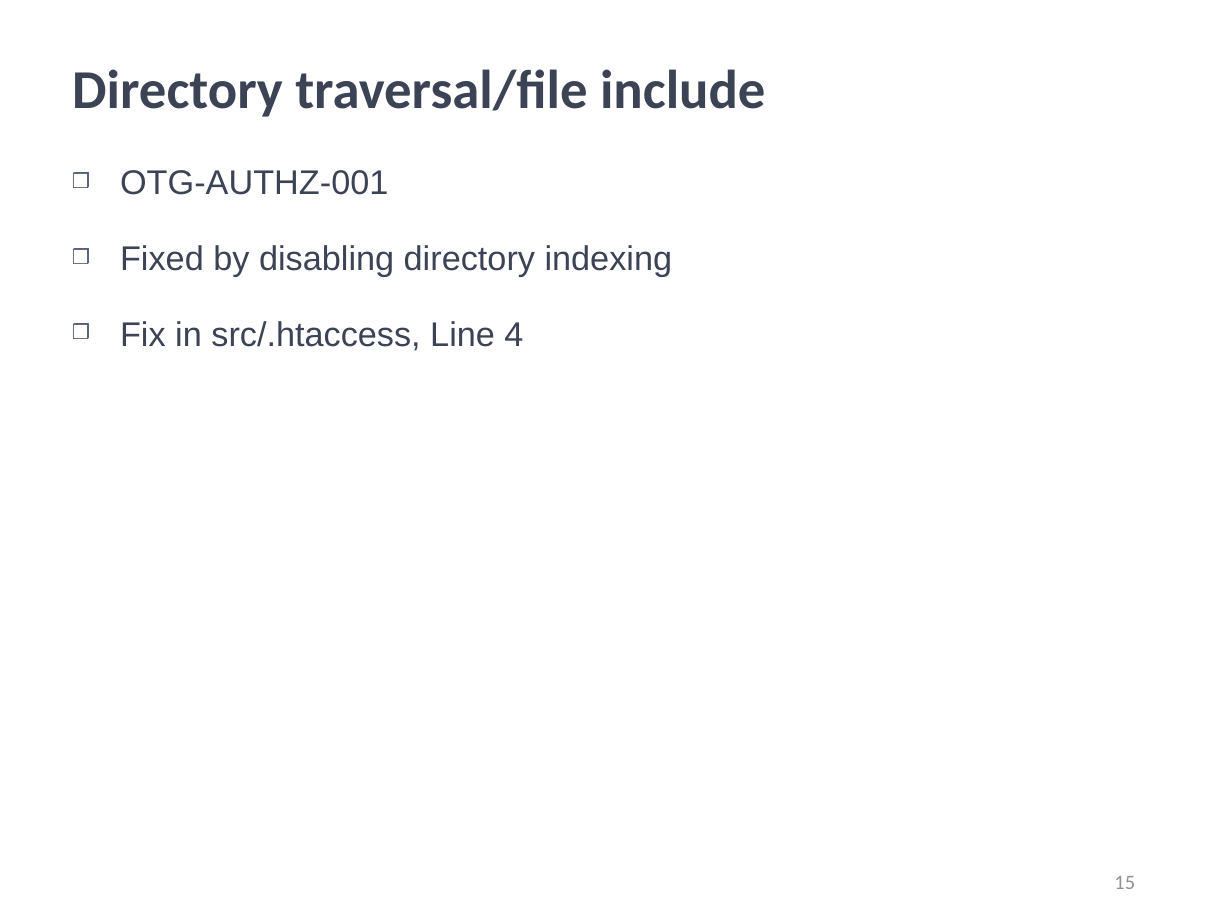
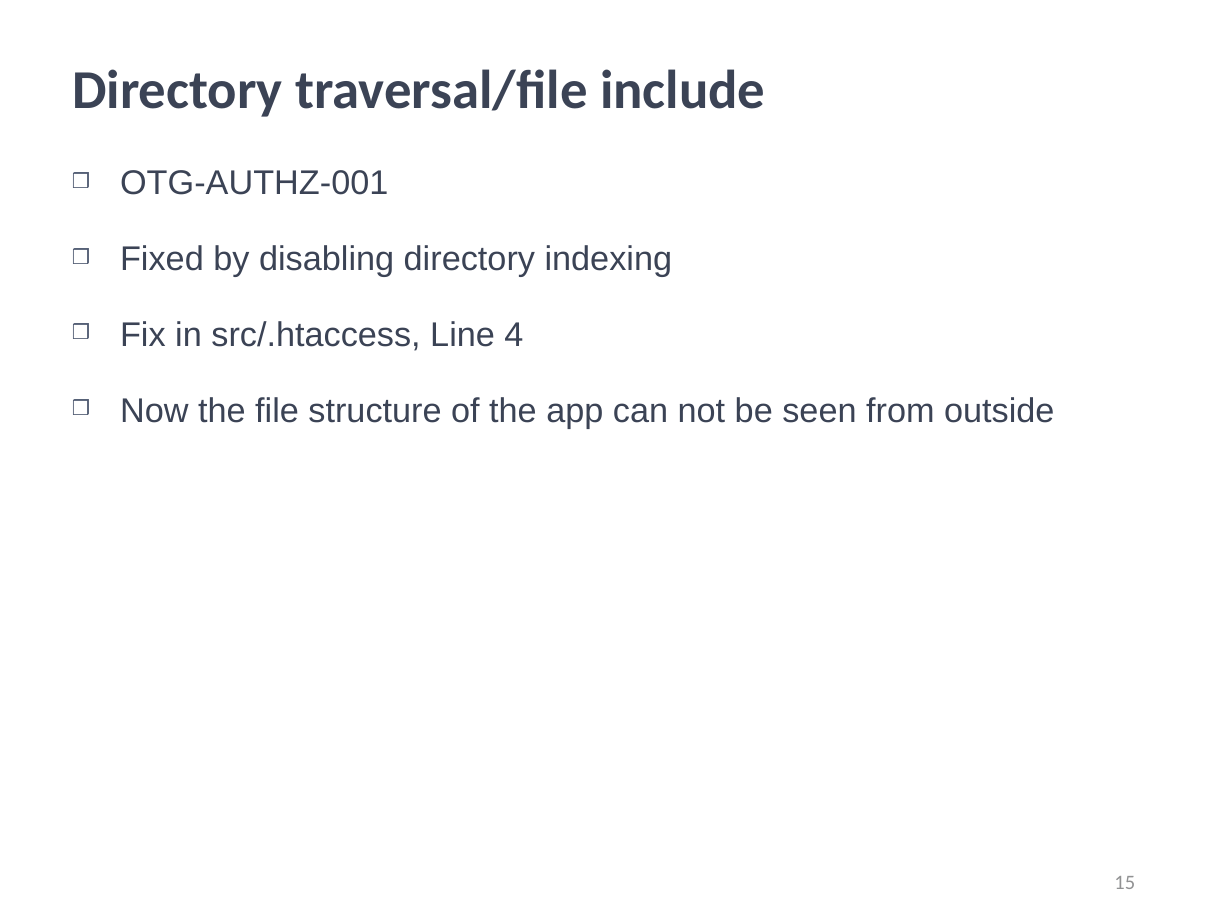
Before and after one commit to kwuerl/secure-coding-team-8, a slide deck: slide 15 of presentations/Phase3.ppt. Drawn at 1232x924 pixels with LibreOffice and Linux fonts; fonts in the diff are those of the drawing; background and template pictures are left out. Boxes give left, top, right and bottom in pixels: in the first picture for what was removed or moved away, otherwise in the second. Text is boxed around its words. In the diff, an @@ line names an element or a change of style, - is before the commit and + after.

```diff
--- a/presentations/Phase3.ppt
+++ b/presentations/Phase3.ppt
@@ text at [120,397,1054,429]: paragraph added @@
+❒ Now the file structure of the app can not be seen from outside
```
Also in this commit, not shown: 9 other slides changed.
